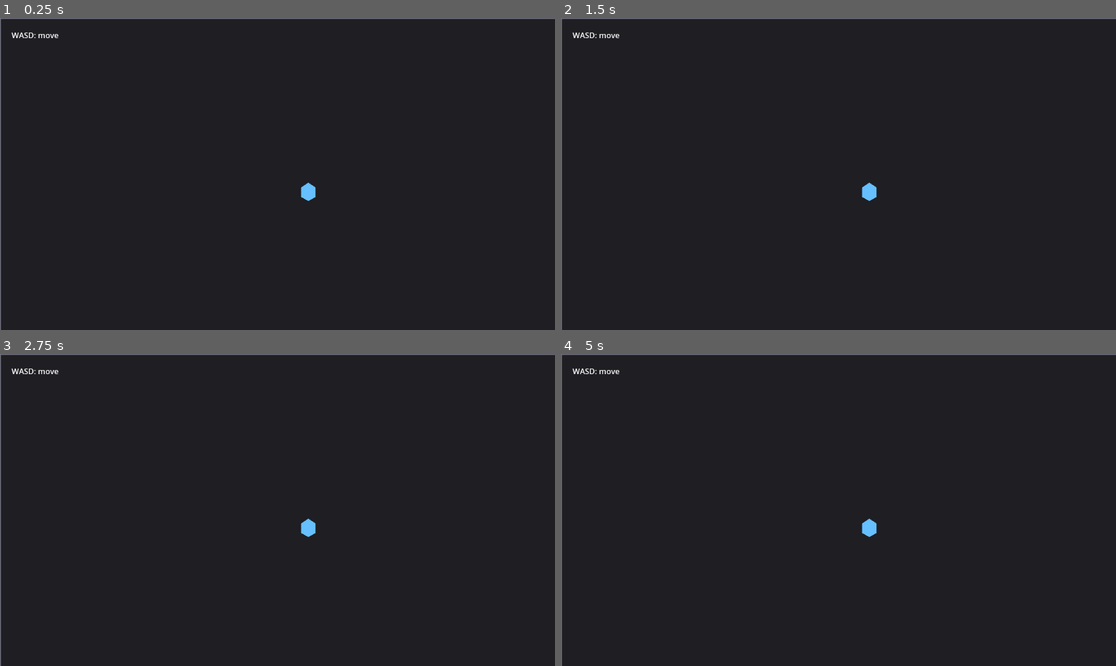
Above: before the commit, frames 1-4 (two rows, left to right).
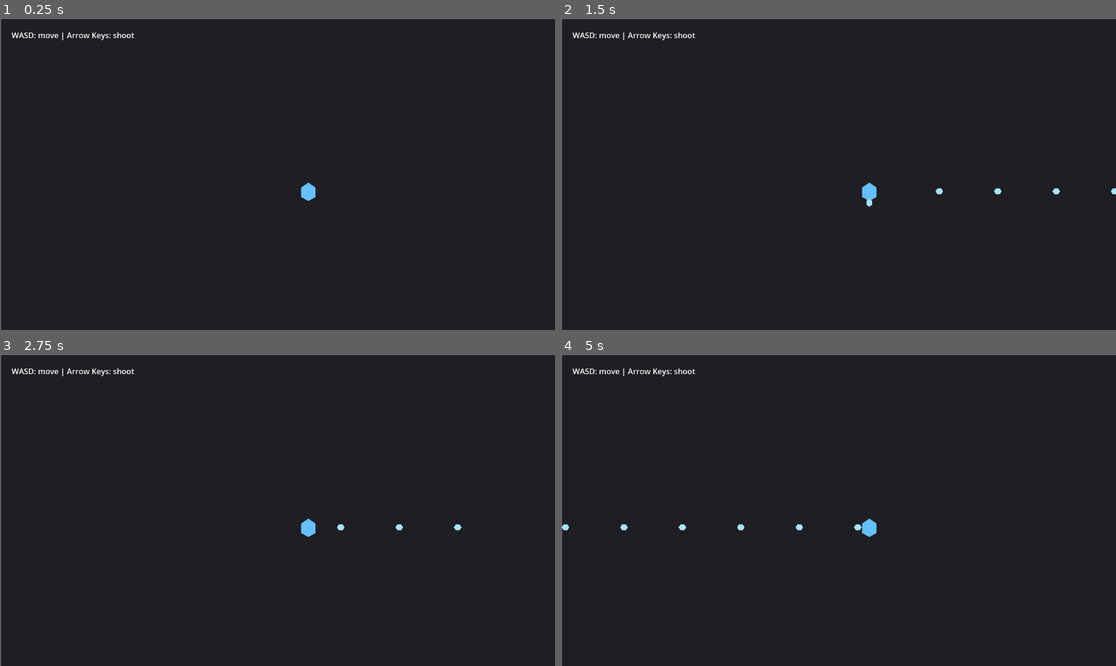
Above: after the commit, the same moments.

Repository: dkqkehs888/my-godot
Game: Godot game, scene res://scenes/main/main.tscn
The game is run twice, just before and just after one commit, with the same random seed, the same clock (stepped at 60 frames per second) and the same inputs.
Inputs:
- Up to frame 1 (0.25 s): no input
- Up to frame 2 (1.5 s): tap Enter at 0.5 s; hold Right 0.53-1.28 s; tap Space at 1.25 s; hold Down from 1.28 s (still down)
- Up to frame 3 (2.75 s): release Down at 2.03 s; hold Right from 2.03 s (still down)
- Up to frame 4 (5 s): tap Enter at 2.75 s; release Right at 2.78 s; hold Up 2.78-3.53 s; hold Left from 3.53 s (still down)

The runs differ from the first frame. In frame 1, 0.1% of the frame differs, in the area x 11-25%, y 4-8%; in frame 2, 0.2%; in frame 3, 0.2%; in frame 4, 0.3%, in the area x 0-55%, y 4-57%.

Commit message:
feat: add Isaac-style tear shooting

Diff:
--- a/scenes/main/main.tscn
+++ b/scenes/main/main.tscn
@@ -33,7 +33,7 @@
 offset_top = 24.0
 offset_right = 360.0
 offset_bottom = 56.0
-text = "WASD: move"
+text = "WASD: move | Arrow Keys: shoot"
 
 [node name="Player" parent="." instance=ExtResource("1_player_scene")]
 position = Vector2(640, 360)
--- /dev/null
+++ b/scenes/projectiles/tear.tscn
@@ -0,0 +1,16 @@
+[gd_scene load_steps=3 format=3 uid="uid://mygodottear0001"]
+
+[ext_resource type="Script" path="res://scripts/projectiles/tear.gd" id="1_tear_script"]
+
+[sub_resource type="CircleShape2D" id="CircleShape2D_tear"]
+radius = 6.0
+
+[node name="Tear" type="Area2D"]
+script = ExtResource("1_tear_script")
+
+[node name="Body" type="Polygon2D" parent="."]
+color = Color(0.65, 0.9, 1, 1)
+polygon = PackedVector2Array(8, 0, 4, 6, -4, 6, -8, 0, -4, -6, 4, -6)
+
+[node name="CollisionShape2D" type="CollisionShape2D" parent="."]
+shape = SubResource("CircleShape2D_tear")
--- a/scripts/actors/player/player.gd
+++ b/scripts/actors/player/player.gd
@@ -1,8 +1,19 @@
 extends CharacterBody2D
 
+const tear_scene: PackedScene = preload("res://scenes/projectiles/tear.tscn")
+
 @export var speed: float = 220.0
+@export var shoot_cooldown: float = 0.22
+@export var tear_spawn_offset: float = 24.0
 
-func _physics_process(_delta: float) -> void:
+var _shoot_timer: float = 0.0
+
+func _physics_process(delta: float) -> void:
+    _shoot_timer = maxf(_shoot_timer - delta, 0.0)
+    _move_player()
+    _handle_shooting()
+
+func _move_player() -> void:
     var direction := Vector2.ZERO
 
     if Input.is_key_pressed(KEY_A):
@@ -19,3 +30,31 @@
 
     velocity = direction * speed
     move_and_slide()
+
+func _handle_shooting() -> void:
+    if _shoot_timer > 0.0:
+        return
+
+    var shoot_direction := Vector2.ZERO
+    if Input.is_key_pressed(KEY_LEFT):
+        shoot_direction = Vector2.LEFT
+    elif Input.is_key_pressed(KEY_RIGHT):
+        shoot_direction = Vector2.RIGHT
+    elif Input.is_key_pressed(KEY_UP):
+        shoot_direction = Vector2.UP
+    elif Input.is_key_pressed(KEY_DOWN):
+        shoot_direction = Vector2.DOWN
+
+    if shoot_direction != Vector2.ZERO:
+        _shoot(shoot_direction)
+        _shoot_timer = shoot_cooldown
+
+func _shoot(direction: Vector2) -> void:
+    var tear := tear_scene.instantiate()
+    tear.global_position = global_position + direction * tear_spawn_offset
+    tear.set_direction(direction)
+
+    var target_parent := get_tree().current_scene
+    if target_parent == null:
+        target_parent = get_parent()
+    target_parent.add_child(tear)
--- /dev/null
+++ b/scripts/projectiles/tear.gd
@@ -0,0 +1,20 @@
+extends Area2D
+
+@export var speed: float = 520.0
+@export var lifetime: float = 1.4
+
+var direction: Vector2 = Vector2.RIGHT
+var _age: float = 0.0
+
+func set_direction(new_direction: Vector2) -> void:
+    if new_direction == Vector2.ZERO:
+        direction = Vector2.RIGHT
+    else:
+        direction = new_direction.normalized()
+    rotation = direction.angle()
+
+func _physics_process(delta: float) -> void:
+    global_position += direction * speed * delta
+    _age += delta
+    if _age >= lifetime:
+        queue_free()
Not shown, changed: docs/ROADMAP.md
Not shown, changed: tests/unit/test_player_movement_scaffold.py
